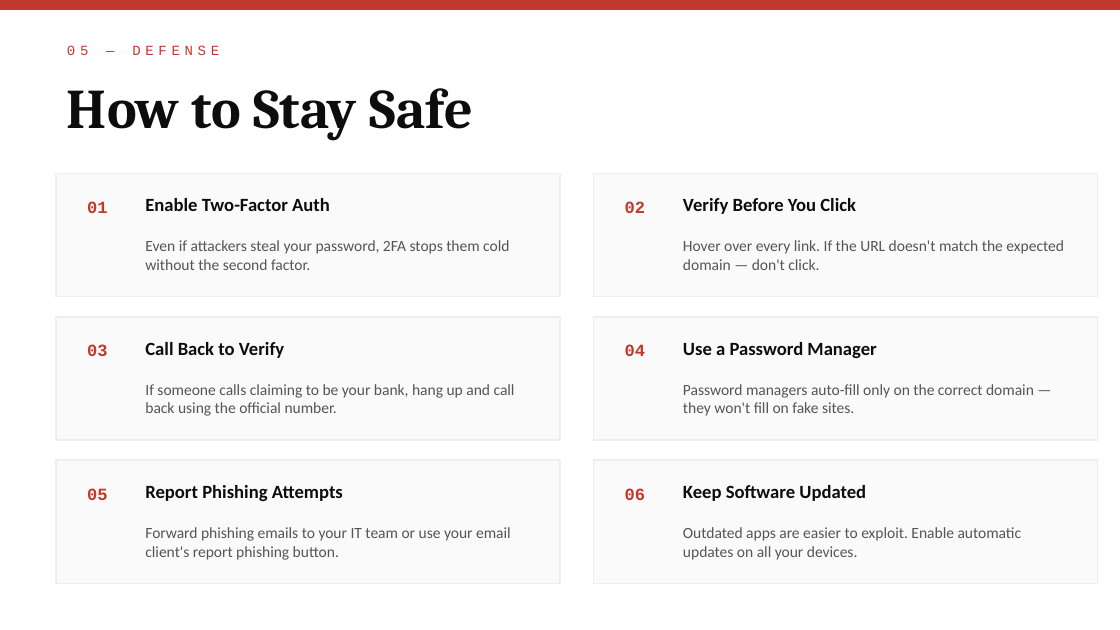
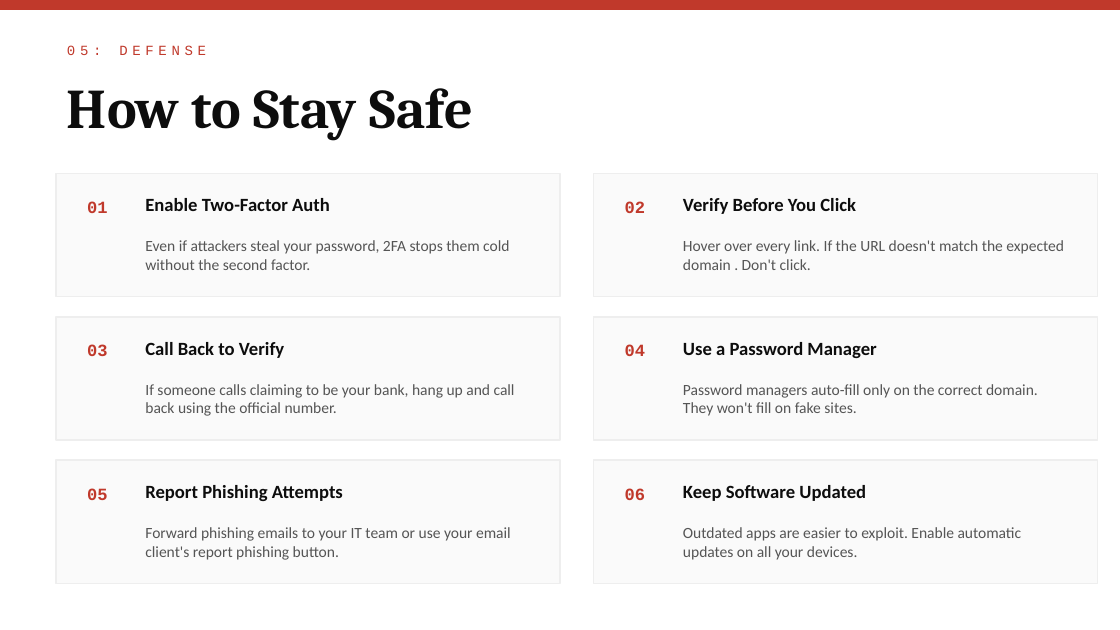
Before and after one commit to KashafNoor17/CodeAlpha_PhishingAwareness, a slide deck: slide 6 of PhishingAwareness.pptx. Drawn at 1120x630 pixels with LibreOffice and Linux fonts; fonts in the diff are those of the drawing. Boxes give left, top, right and bottom in pixels: in the first picture for what was removed or moved away, otherwise in the second. Text is boxed around its words. In the diff, an @@ line names an element or a change of style, - is before the commit and + after.

```diff
--- a/PhishingAwareness.pptx
+++ b/PhishingAwareness.pptx
@@ text at (67,45,206,55): text changed @@
-05 — DEFENSE
+05: DEFENSE
@@ text at (683,240,1064,270): text changed @@
-Hover over every link. If the URL doesn't match the expected domain — don't click.
+Hover over every link. If the URL doesn't match the expected domain . Don't click.
@@ text at (683,384,1038,416): text changed @@
-Password managers auto-fill only on the correct domain — they won't fill on fake sites.
+Password managers auto-fill only on the correct domain. They won't fill on fake sites.
```
Also in this commit, not shown: 6 other slides changed.
